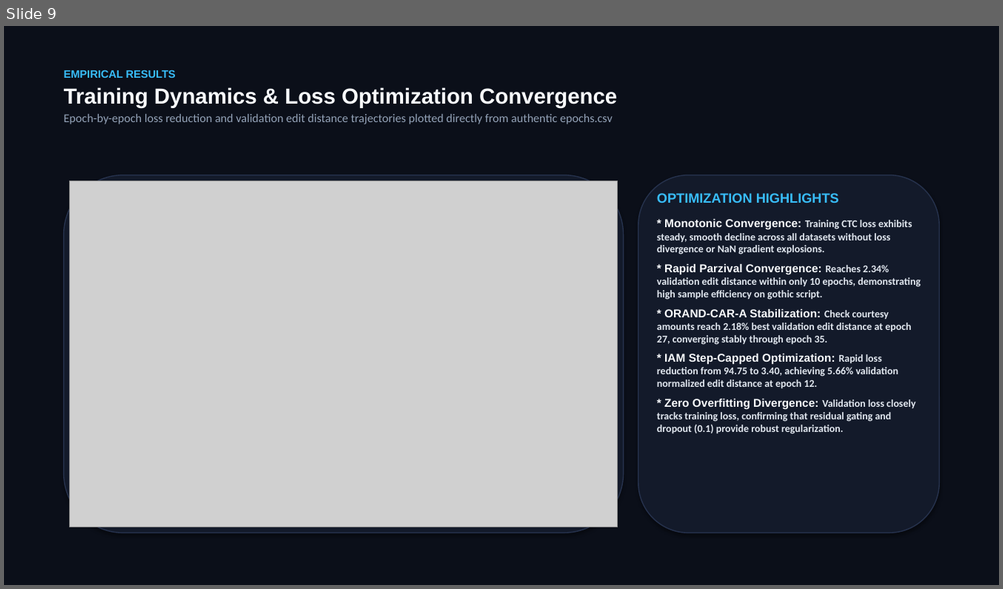
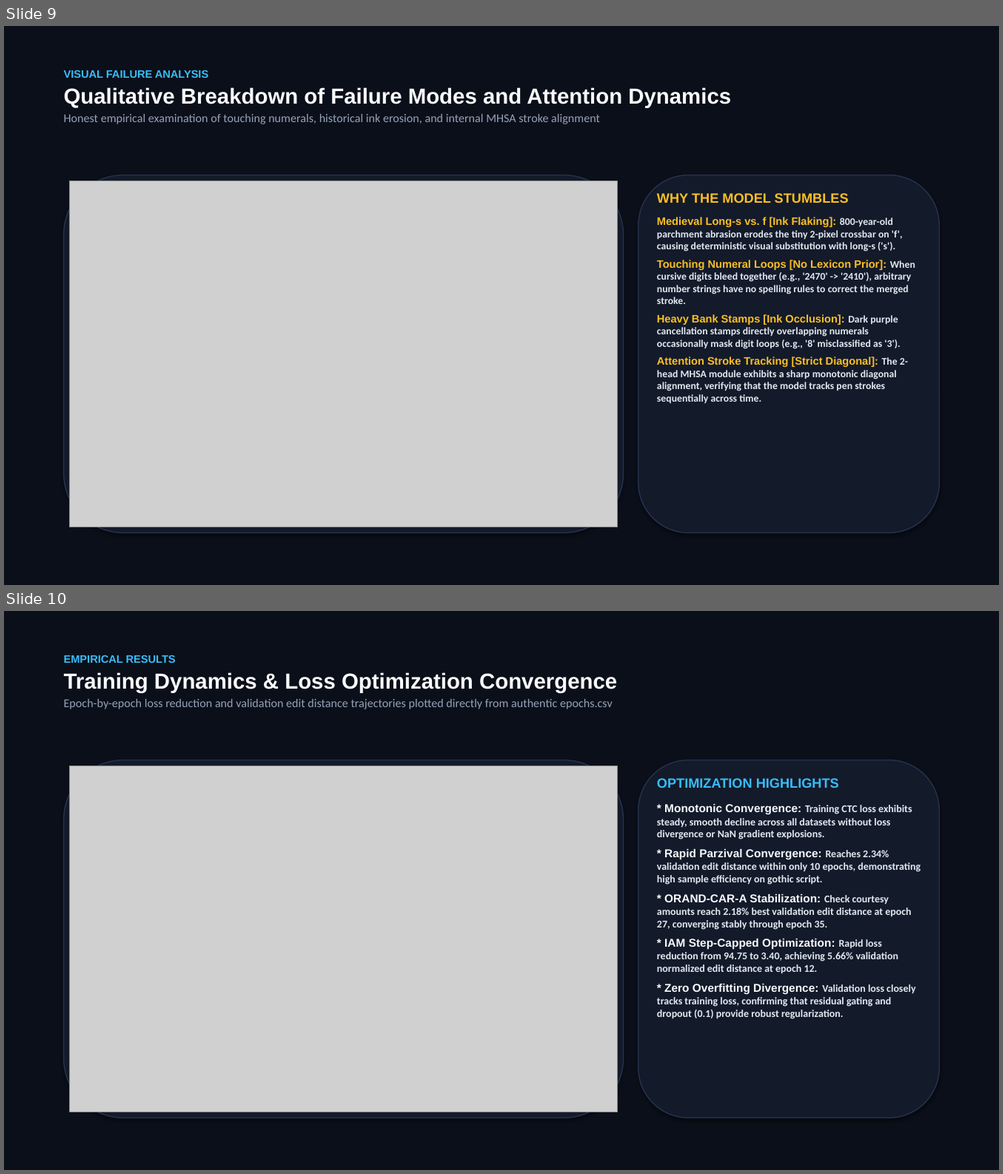
Before and after one commit to Balaji268268/HandwrittenTextRecognition, a slide deck: Handwritten_Text_Recognition_MNC_Keynote.pptx. Shown one above the other, each under a label of ours: slide 9 before the commit, slides 9 and 10 after it. The pictures are 1003x589 and 1003x1174 pixels, drawn with LibreOffice and Linux fonts; fonts in the diff are those of the drawing; grey boxes stand for pictures. Boxes give left, top, right and bottom in pixels: in the first picture for what was removed or moved away, otherwise in the second. Text is boxed around its words. In the diff, an @@ line names an element or a change of style, - is before the commit and + after.

Commit message:
Add qualitative test prediction figures, visual failure analysis, and plain-English descriptions across paper and keynote

```diff
--- a/Handwritten_Text_Recognition_MNC_Keynote.pptx
+++ b/Handwritten_Text_Recognition_MNC_Keynote.pptx
@@ slide 9 added at (4, 26, 999, 585), background #0B0F19 @@
@@ text added at (64, 70, 731, 124), 11.5 pt, text #94A3B8 @@
+VISUAL FAILURE ANALYSIS
+Qualitative Breakdown of Failure Modes and Attention Dynamics
+Honest empirical examination of touching numerals, historical ink erosion, and internal MHSA stroke alignment
@@ rounded rectangle added at (64, 175, 623, 534), fill #131A2A, outline #26324D 1 pt @@
@@ rounded rectangle added at (638, 175, 939, 534), fill #131A2A, outline #26324D 1 pt @@
@@ picture added at (70, 181, 617, 528) @@
@@ text added at (657, 193, 915, 403), 9.8 pt, text #E2E8F0, bold @@
+WHY THE MODEL STUMBLES
+Medieval Long-s vs. f [Ink Flaking]: 800-year-old parchment abrasion erodes the tiny 2-pixel crossbar on 'f', causing deterministic visual substitution with long-s ('s').
+Touching Numeral Loops [No Lexicon Prior]: When cursive digits bleed together (e.g., '2470' -> '2410'), arbitrary number strings have no spelling rules to correct the merged stroke.
+Heavy Bank Stamps [Ink Occlusion]: Dark purple cancellation stamps directly overlapping numerals occasionally mask digit loops (e.g., '8' misclassified as '3').
+Attention Stroke Tracking [Strict Diagonal]: The 2-head MHSA module exhibits a sharp monotonic diagonal alignment, verifying that the model tracks pen strokes sequentially across time.
@@ what was slide 9 is now slide 10 @@
```
Also in this commit, not shown: 2 slides changed, 10 other files.
